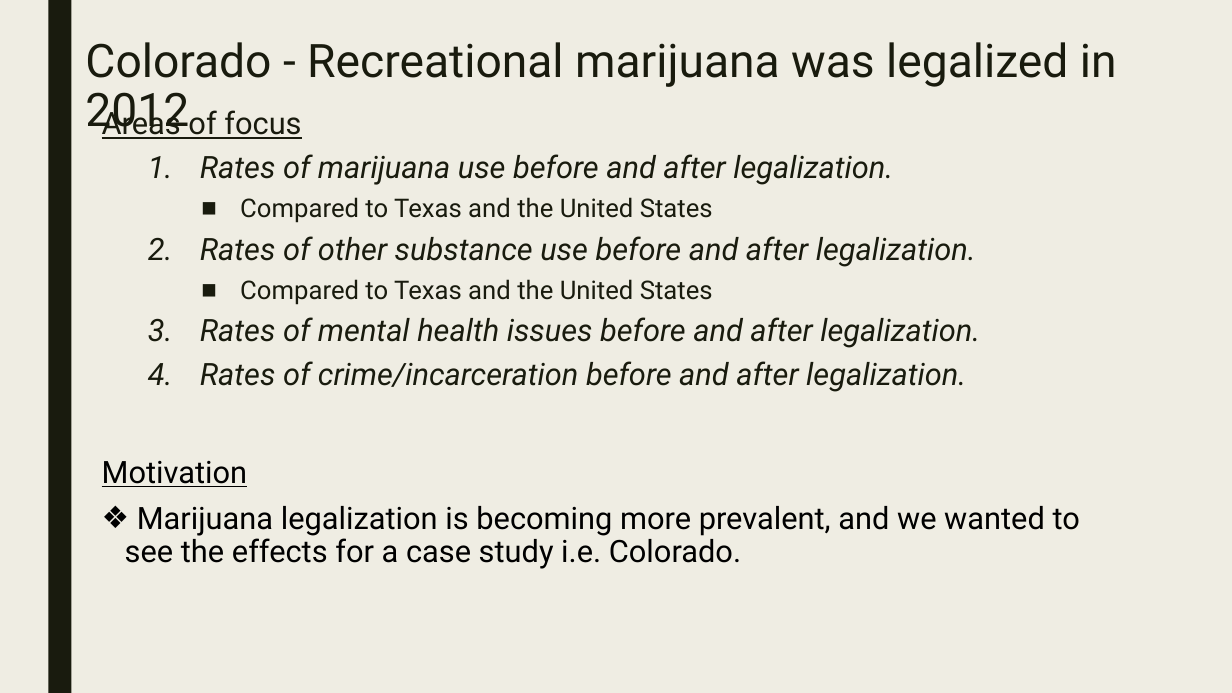
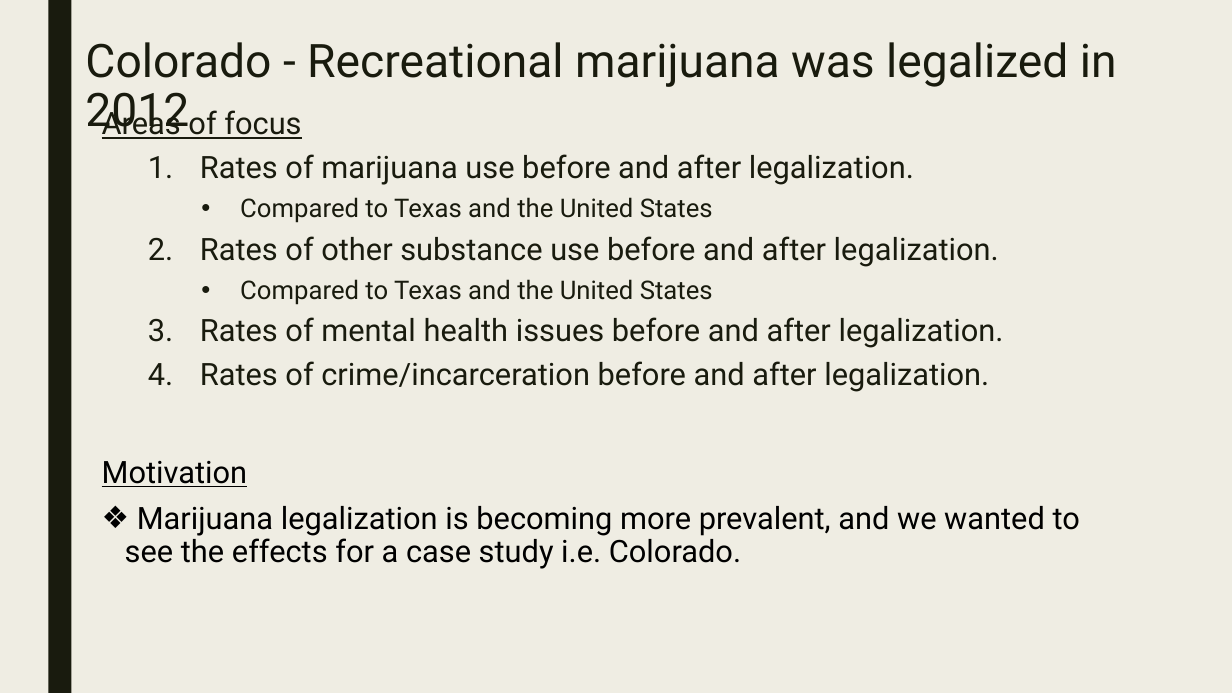
Before and after one commit to zdsteele/Project_1, a slide deck: slide 2 of Marijuana Use Presentation.pptx. Drawn at 1232x693 pixels with LibreOffice and Linux fonts; fonts in the diff are those of the drawing. Boxes give left, top, right and bottom in pixels: in the first picture for what was removed or moved away, otherwise in the second. Text is boxed around its words. In the diff, an @@ line names an element or a change of style, - is before the commit and + after.

```diff
--- a/Marijuana Use Presentation.pptx
+++ b/Marijuana Use Presentation.pptx
@@ text at bbox=[200, 154, 1004, 392]: italic off in "Rates of marijuana use before and after ...", "Rates of other substance use before and ...", "Rates of mental health issues before and ...", "Rates of crime/incarceration before and after legalization."; bullet ■ to • @@
```
Also in this commit, not shown: 6 other slides changed, 5 slides added, 5 slides removed, 6 other files.
